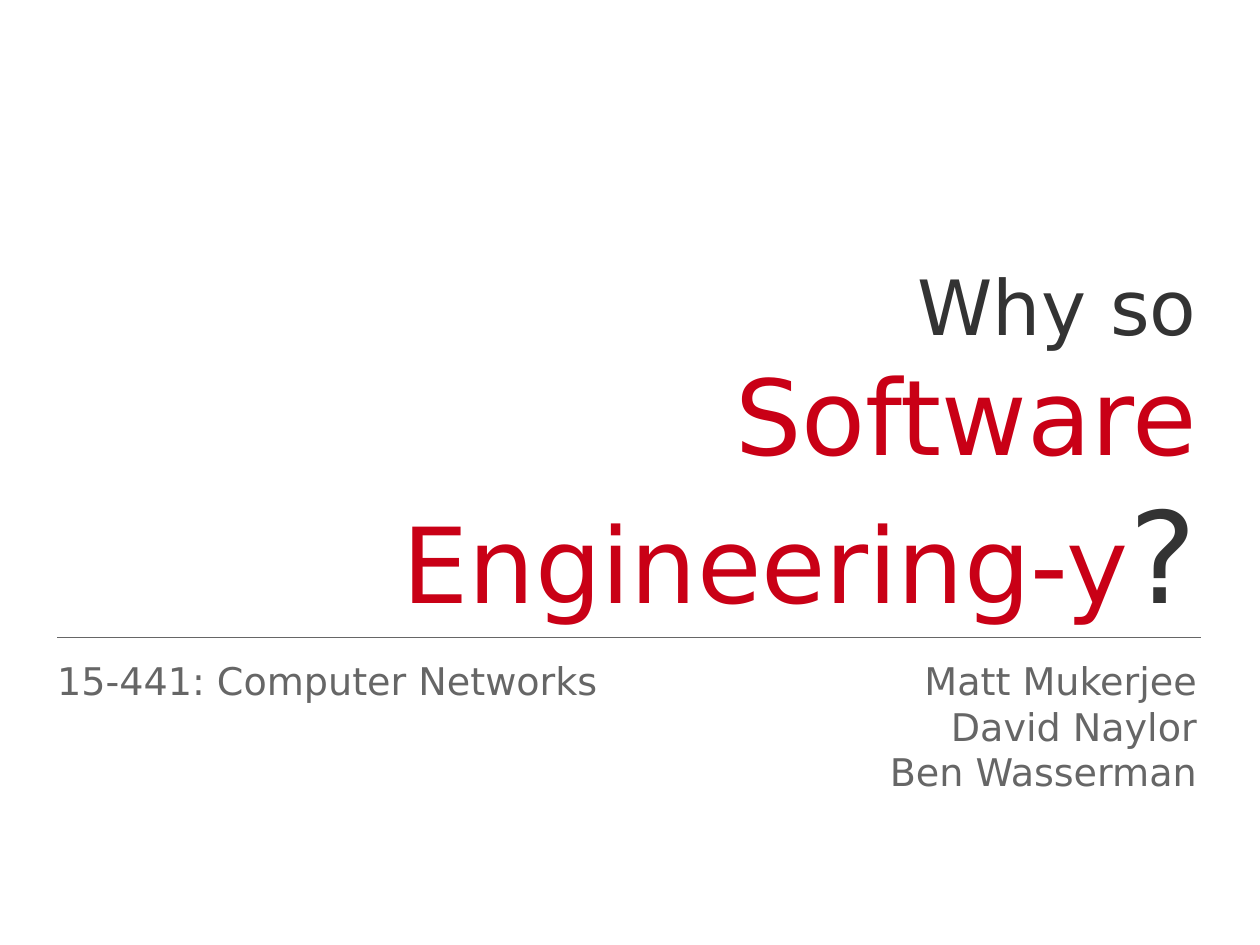
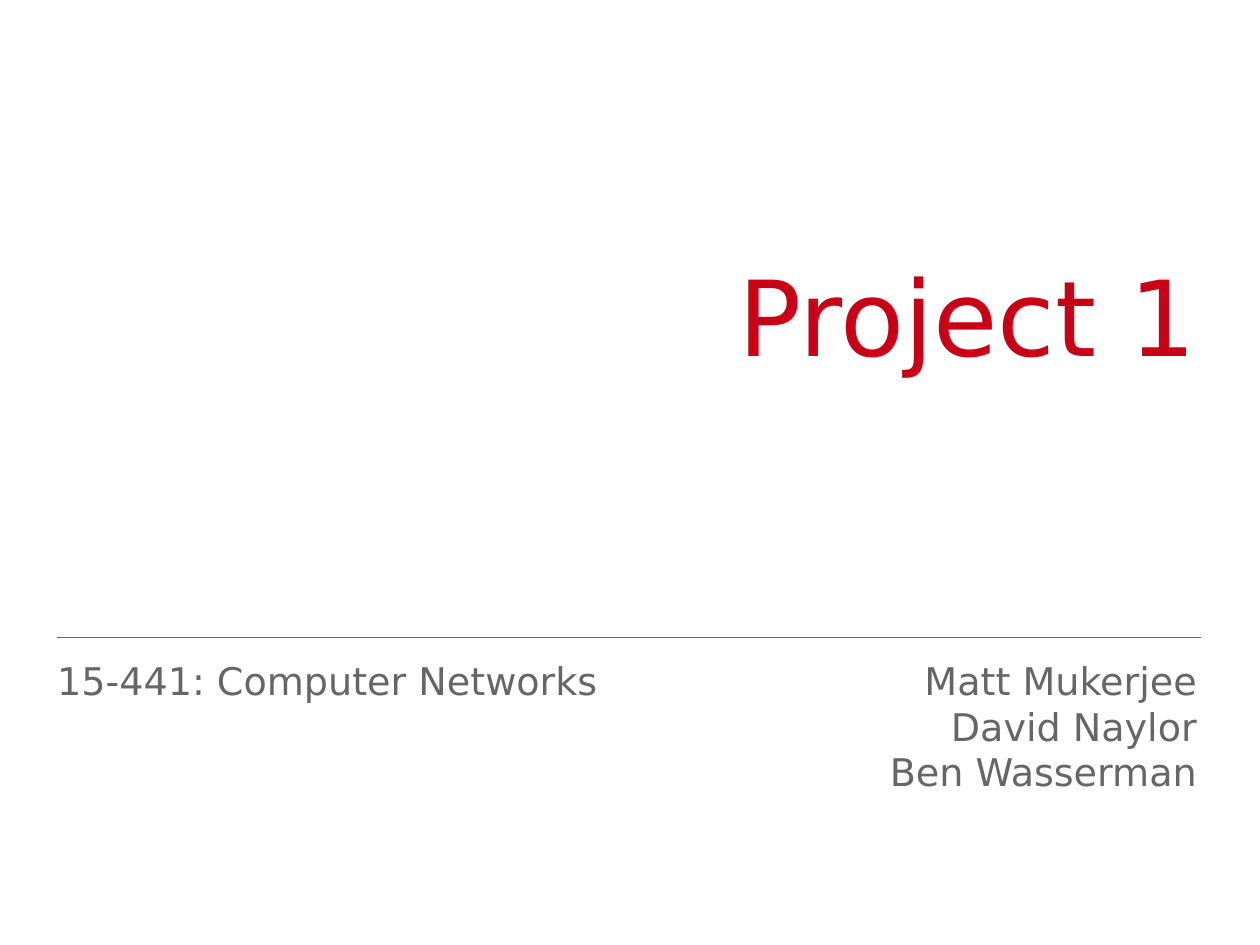
Before and after one commit to Jarvishappy/15-441-Recitation-Sessions, a slide deck: slide 1 of recitation2/src/recitation2.odp. Drawn at 1260x945 pixels with LibreOffice and Linux fonts; fonts in the diff are those of the drawing. Boxes give left, top, right and bottom in pixels: in the first picture for what was removed or moved away, otherwise in the second. Text is boxed around its words. In the diff, an @@ line names an element or a change of style, - is before the commit and + after.

```diff
--- a/recitation2/src/recitation2.odp
+++ b/recitation2/src/recitation2.odp
@@ subtitle at (x1=738, y1=276, x2=1197, y2=377): text changed @@
-Why so
-Software Engineering-y?
+Project 1
```
Also in this commit, not shown: 22 slides added, 38 slides removed, 11 other files.
